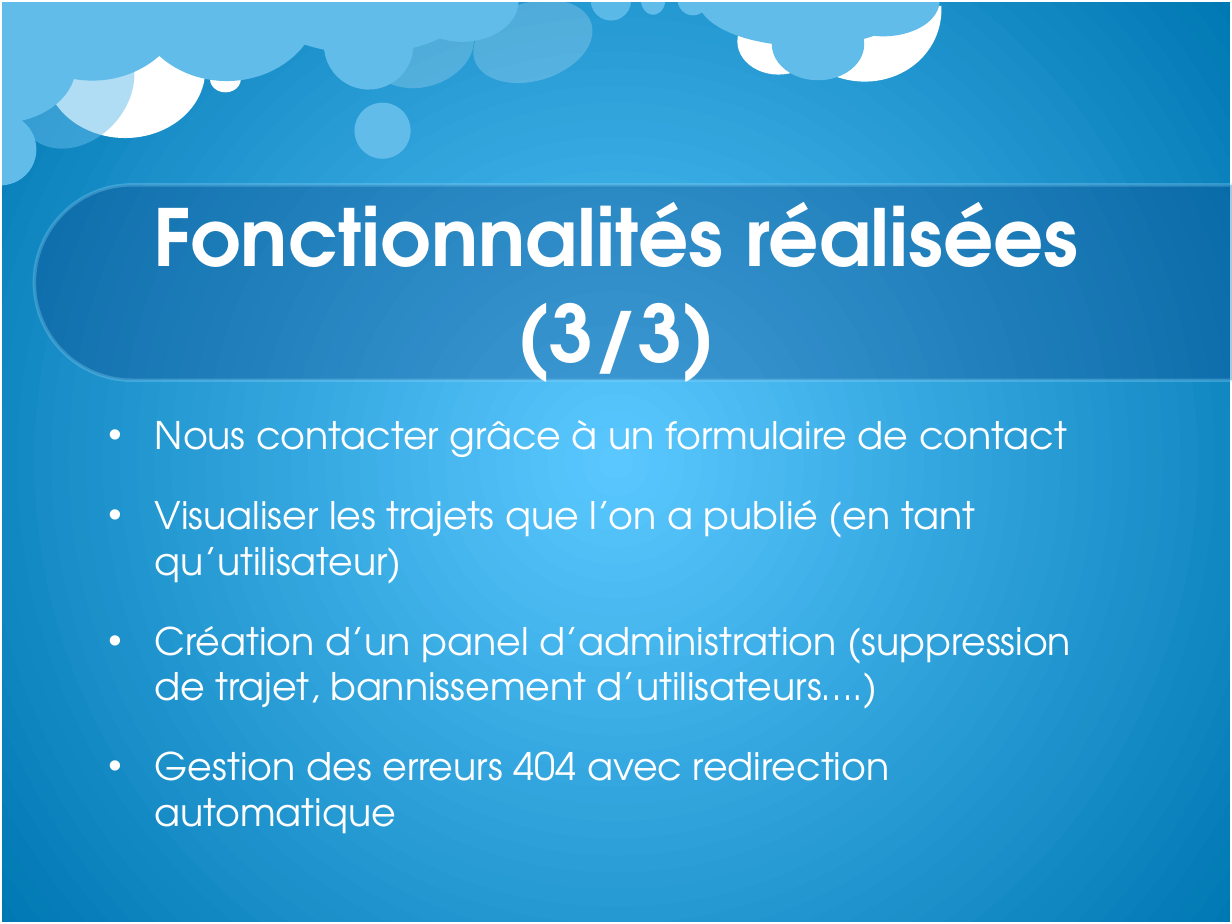
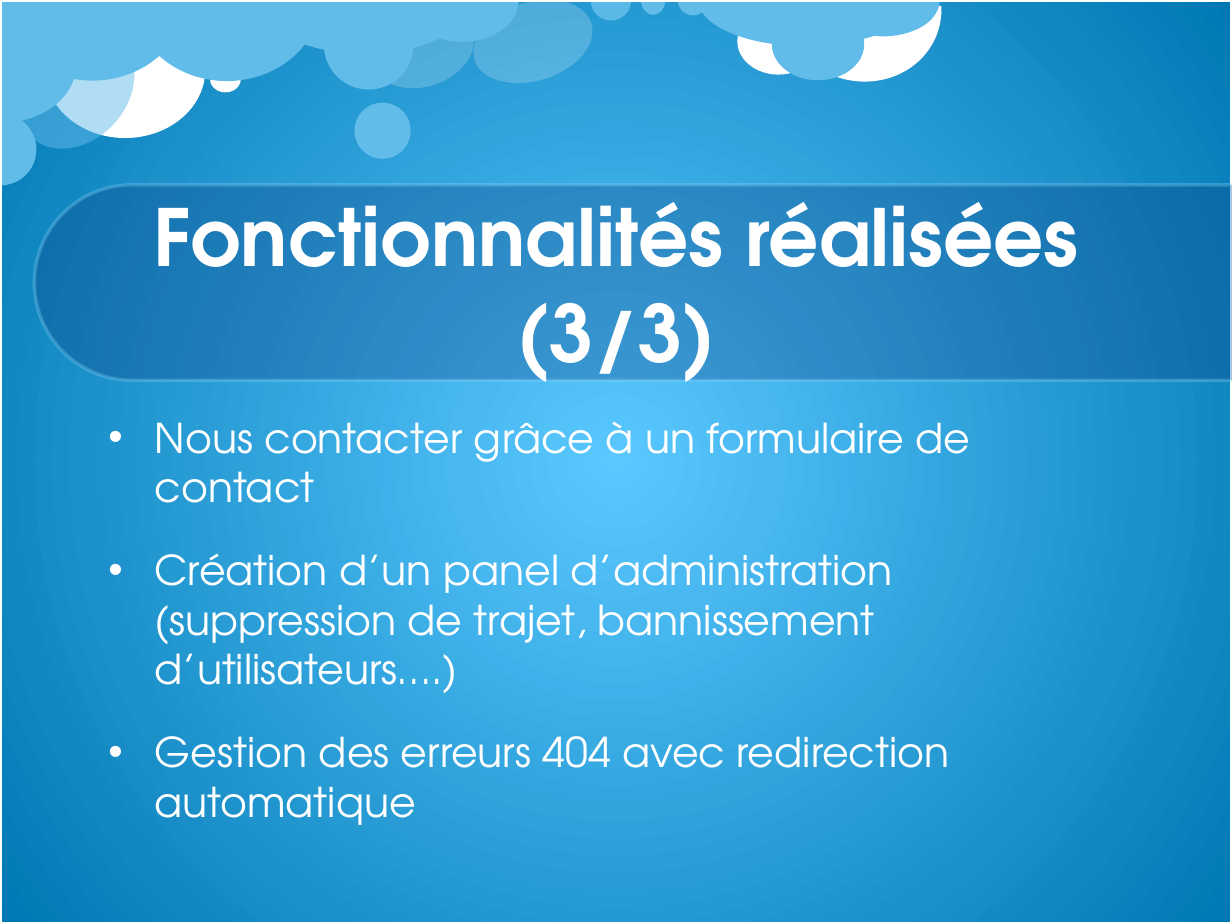
Before and after one commit to hsutiente/covoiturage, a slide deck: slide 9 of LISEZ MOI/rapport powerpoint.pptx. Drawn at 1232x924 pixels with LibreOffice and Linux fonts; fonts in the diff are those of the drawing; background and template pictures are left out. Boxes give left, top, right and bottom in pixels: in the first picture for what was removed or moved away, otherwise in the second. Text is boxed around its words. In the diff, an @@ line names an element or a change of style, - is before the commit and + after.

Commit message:
rapport pptx

```diff
--- a/LISEZ MOI/rapport powerpoint.pptx
+++ b/LISEZ MOI/rapport powerpoint.pptx
@@ text "Nous contacter grâce à un ..." at [155,422,970,825]: size 22.2 to 24 pt @@
@@ text at [155,500,975,584]: paragraph removed @@
-• Visualiser les trajets que l’on a publié (en tant qu’utilisateur)
```
Also in this commit, not shown: 1 other file.
